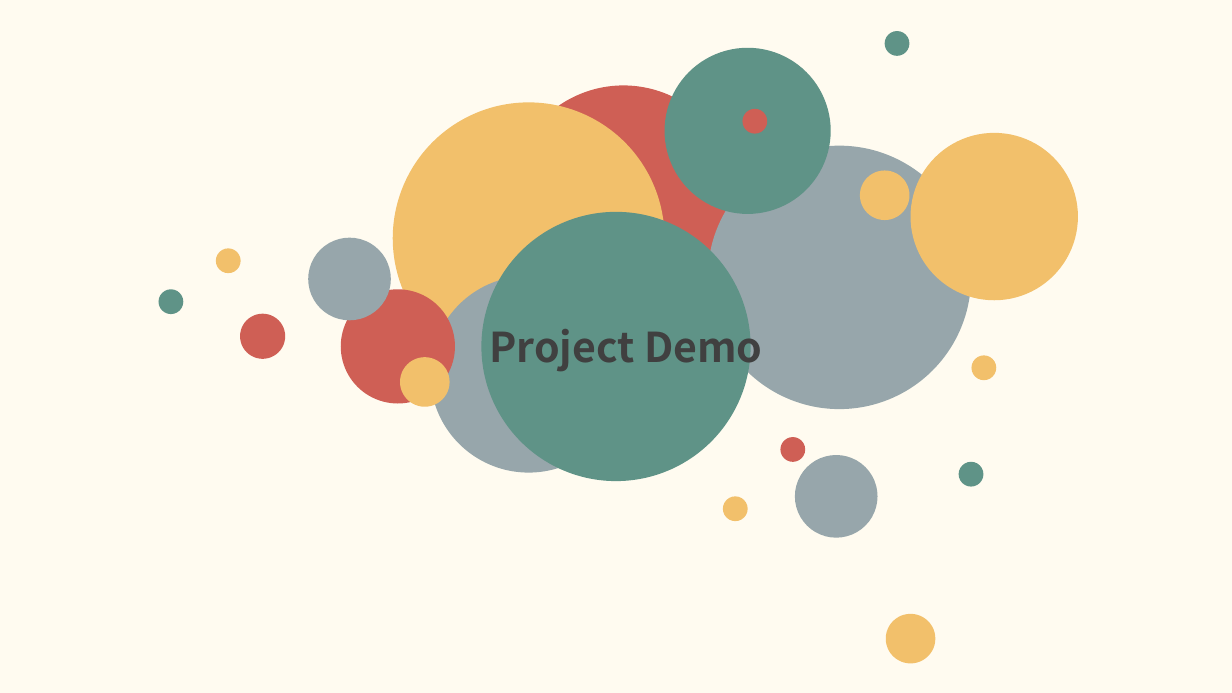
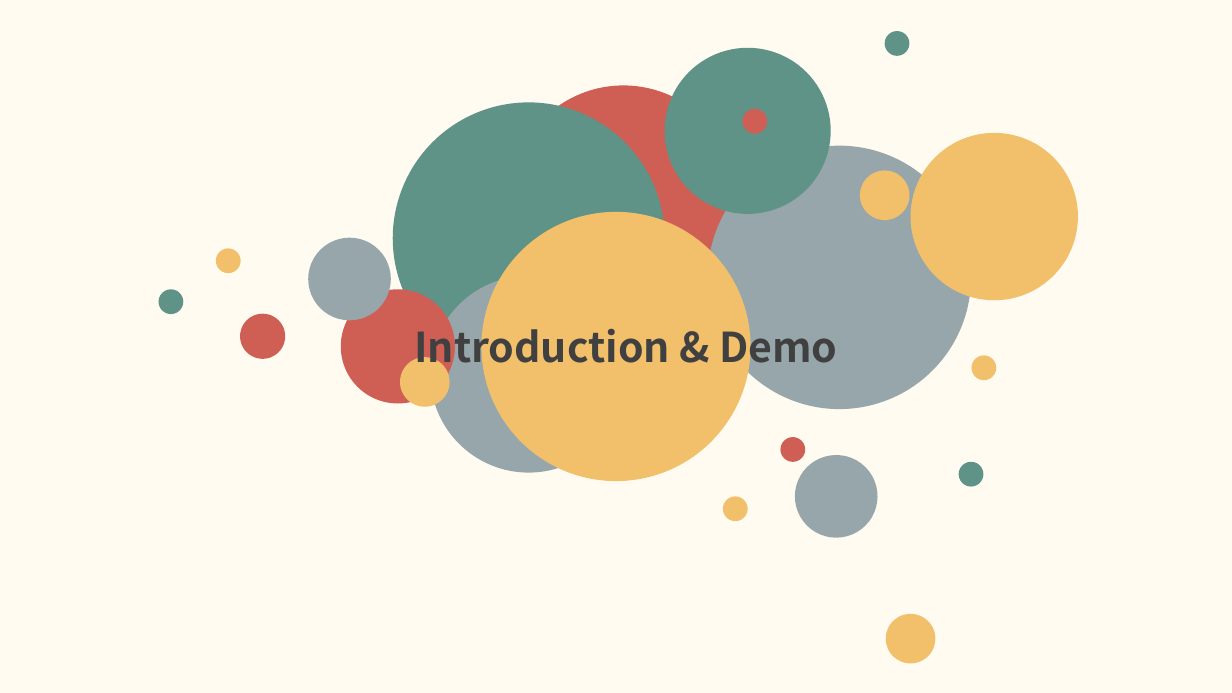
Before and after one commit to Why-cn/Tiger-takeaway, a slide deck: slide 6 of Final Project Presentation.pptx. Drawn at 1232x693 pixels with LibreOffice and Linux fonts; fonts in the diff are those of the drawing. Boxes give left, top, right and bottom in pixels: in the first picture for what was removed or moved away, otherwise in the second. Text is boxed around its words. In the diff, an @@ line names an element or a change of style, - is before the commit and + after.

```diff
--- a/Final Project Presentation.pptx
+++ b/Final Project Presentation.pptx
@@ ellipse at (x1=393, y1=103, x2=665, y2=374): fill #F2C06B to #5F9387 @@
@@ ellipse at (x1=482, y1=212, x2=750, y2=481): fill #5F9387 to #F2C06B @@
@@ text at (x1=414, y1=320, x2=837, y2=373): text changed @@
-Project Demo
+Introduction & Demo
```
Also in this commit, not shown: 1 other slide changed, 1 slide added, 1 slide removed, 1 other file.
